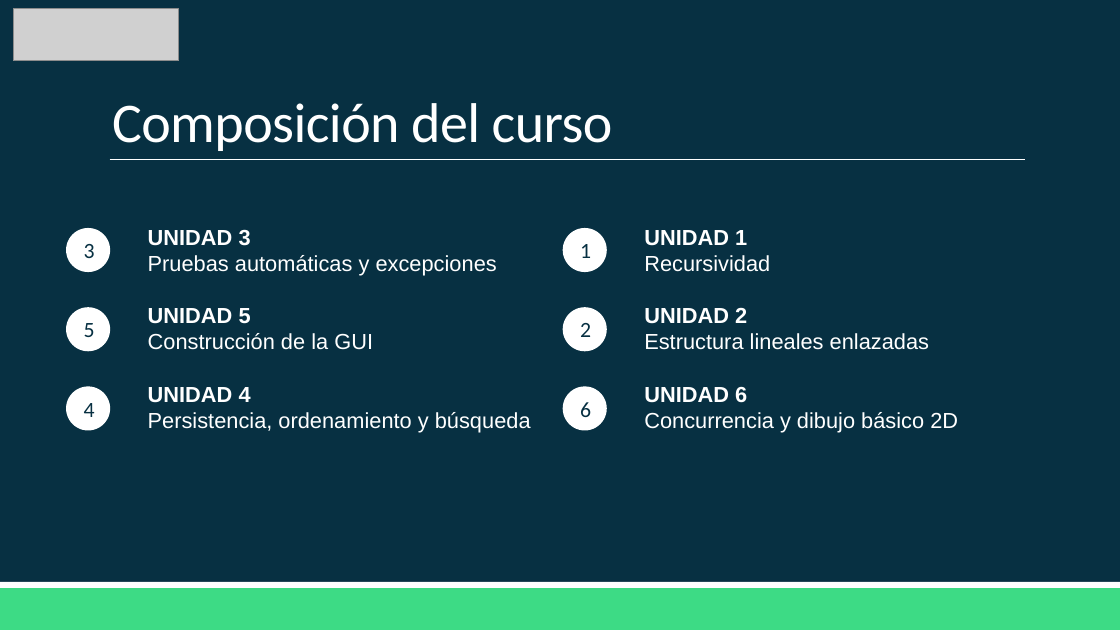
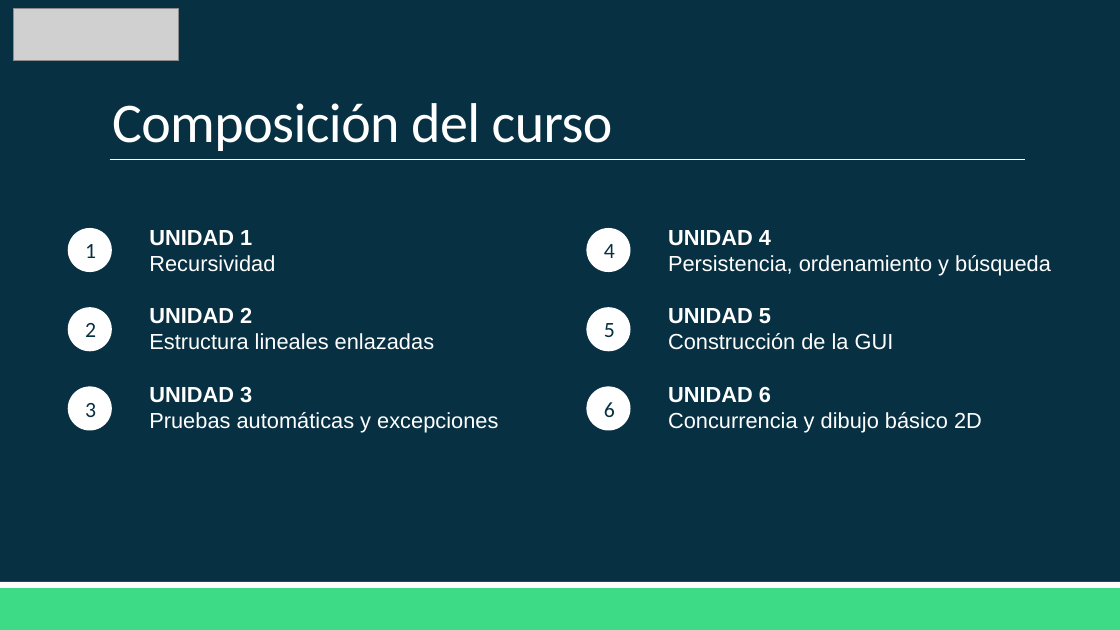
Before and after one commit to Domiciano/APO2-222, a slide deck: slide 3 of Curso.pptx. Drawn at 1120x630 pixels with LibreOffice and Linux fonts; fonts in the diff are those of the drawing; grey boxes stand for pictures. Boxes give left, top, right and bottom in pixels: in the first picture for what was removed or moved away, otherwise in the second. Text is boxed around its words. In the diff, an @@ line names an element or a change of style, - is before the commit and + after.

```diff
--- a/Curso.pptx
+++ b/Curso.pptx
@@ ellipse "1": place and size @@
-ellipse "1" at (562, 228, 606, 272)
+ellipse "1" at (68, 228, 112, 272)
@@ text "UNIDAD 1": place and size @@
-text "UNIDAD 1" at (644, 230, 958, 433)
+text "UNIDAD 1" at (149, 230, 498, 433)
@@ ellipse "4": place and size @@
-ellipse "4" at (66, 386, 110, 430)
+ellipse "4" at (587, 228, 631, 272)
@@ text "UNIDAD 4": place and size @@
-text "UNIDAD 4" at (148, 229, 531, 433)
+text "UNIDAD 4" at (668, 230, 1051, 433)
@@ text at (668, 230, 1051, 276): text changed @@
-UNIDAD 3
-Pruebas automáticas y excepciones
+UNIDAD 4
+Persistencia, ordenamiento y búsqueda
@@ ellipse "2": place and size @@
-ellipse "2" at (562, 307, 606, 351)
+ellipse "2" at (68, 307, 112, 351)
@@ ellipse "5": place and size @@
-ellipse "5" at (66, 307, 110, 351)
+ellipse "5" at (587, 307, 631, 351)
@@ ellipse "3": place and size @@
-ellipse "3" at (66, 228, 110, 272)
+ellipse "3" at (68, 386, 112, 430)
@@ text at (149, 386, 498, 433): text changed @@
-UNIDAD 6
-Concurrencia y dibujo básico 2D
+UNIDAD 3
+Pruebas automáticas y excepciones
@@ ellipse "6": place and size @@
-ellipse "6" at (562, 386, 606, 430)
+ellipse "6" at (587, 386, 631, 430)
@@ text at (668, 387, 982, 433): text changed @@
-UNIDAD 4
-Persistencia, ordenamiento y búsqueda
+UNIDAD 6
+Concurrencia y dibujo básico 2D
```
Also in this commit, not shown: 1 other file.
